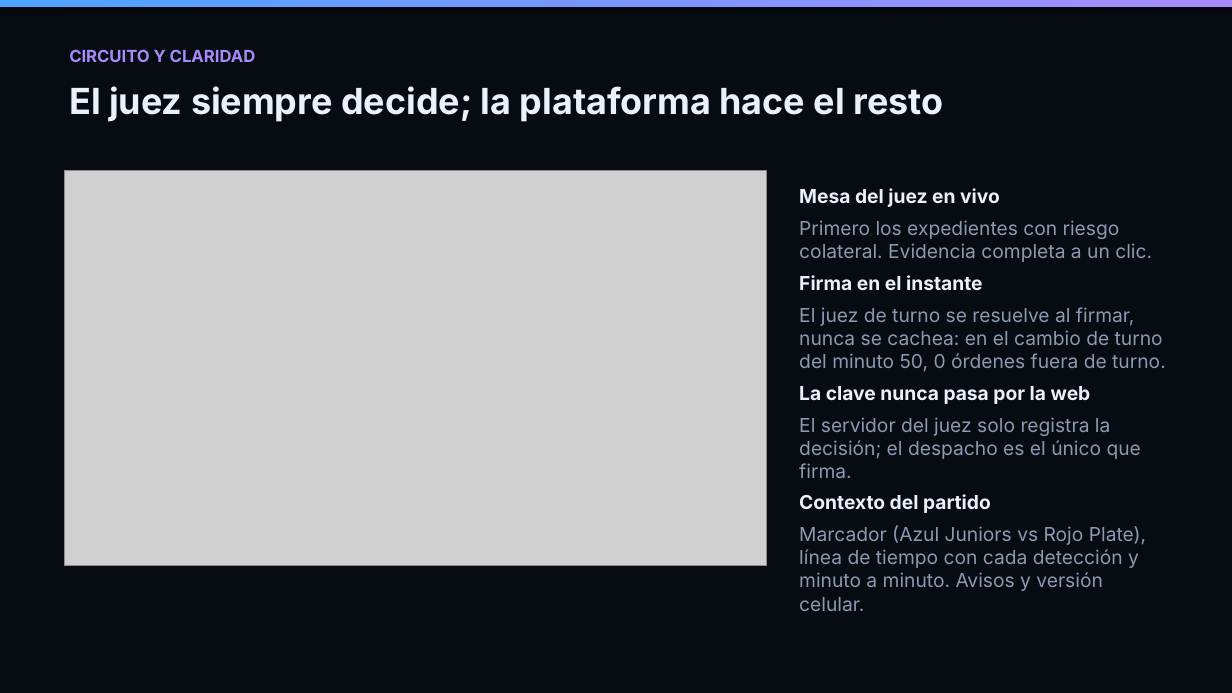
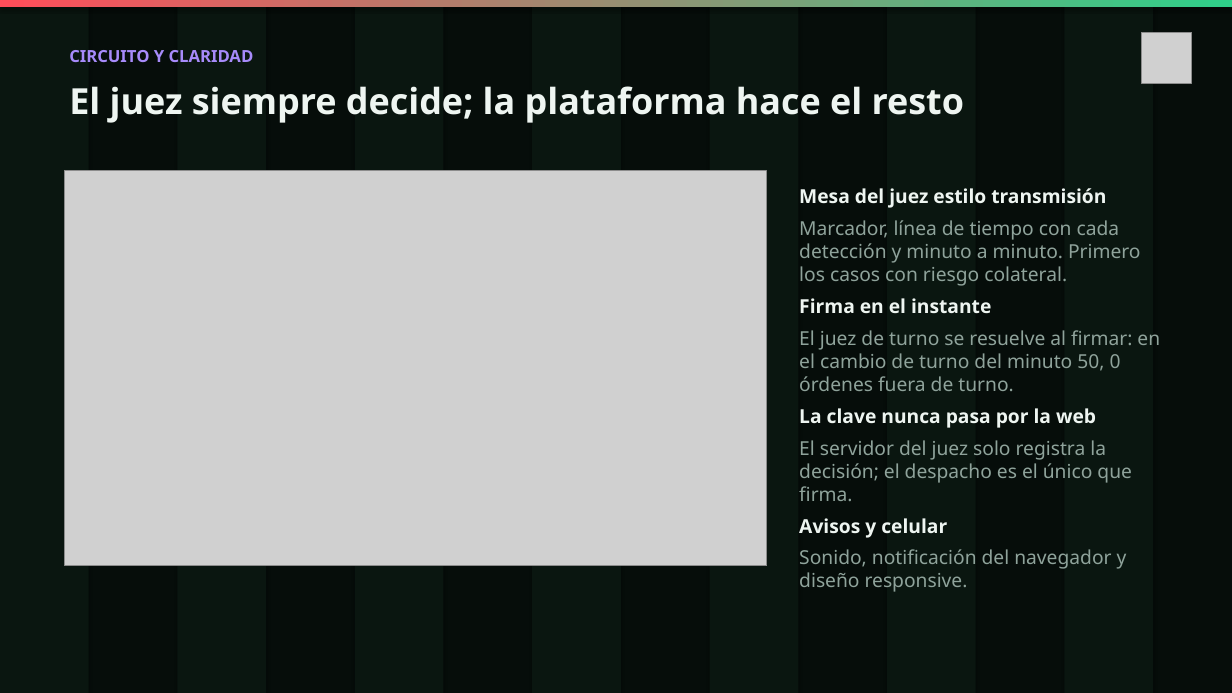
Before and after one commit to Maurezg7/achique, a slide deck: slide 6 of entrega/presentacion.pptx. Drawn at 1232x693 pixels with LibreOffice and Linux fonts; fonts in the diff are those of the drawing; grey boxes stand for pictures. Boxes give left, top, right and bottom in pixels: in the first picture for what was removed or moved away, otherwise in the second. Text is boxed around its words. In the diff, an @@ line names an element or a change of style, - is before the commit and + after.

Commit message:
docs: presentación con la marca Tarjeta Roja y la UI nueva

```diff
--- a/entrega/presentacion.pptx
+++ b/entrega/presentacion.pptx
@@ background #070B12 to #060D0A @@
@@ rectangle at <box>0,0,1232,7</box>: fill gradient #4DA3FF to #A78BFA to gradient #FF4D5A to #2FD08A @@
@@ rectangle added at <box>0,0,89,693</box>, fill #0A1610 @@
@@ rectangle added at <box>177,0,266,693</box>, fill #0A1610 @@
@@ rectangle added at <box>355,0,444,693</box>, fill #0A1610 @@
@@ rectangle added at <box>532,0,621,693</box>, fill #0A1610 @@
@@ rectangle added at <box>710,0,799,693</box>, fill #0A1610 @@
@@ rectangle added at <box>887,0,976,693</box>, fill #0A1610 @@
@@ rectangle added at <box>1065,0,1153,693</box>, fill #0A1610 @@
@@ text "CIRCUITO Y CLARIDAD" at <box>69,50,254,62</box>: font Inter to Noto Sans @@
@@ picture added at <box>1141,32,1192,83</box> @@
@@ text "El juez siempre decide; la ..." at <box>69,86,964,123</box>: font Inter to Noto Sans, text colour #EAF1FB to #EEF5F1 @@
@@ text at <box>799,188,1141,286</box>: text changed; font Inter to Noto Sans; text colour #8B9AB0 to #8FA39B @@
-Mesa del juez en vivo
-Primero los expedientes con riesgo colateral. Evidencia completa a un clic.
+Mesa del juez estilo transmisión
+Marcador, línea de tiempo con cada detección y minuto a minuto. Primero los casos con riesgo colateral.
@@ text at <box>799,298,1132,501</box>: font Inter to Noto Sans in "Firma en el instante", "La clave nunca pasa por la web", "El servidor del juez solo registra la ..."; text colour #EAF1FB to #EEF5F1 in "Firma en el instante", "La clave nunca pasa por la web"; text colour #8B9AB0 to #8FA39B in "El servidor del juez solo registra la ..." @@
@@ text at <box>799,330,1160,391</box>: text changed; font Inter to Noto Sans; text colour #8B9AB0 to #8FA39B @@
-El juez de turno se resuelve al firmar, nunca se cachea: en el cambio de turno del minuto 50, 0 órdenes fuera de turno.
+El juez de turno se resuelve al firmar: en el cambio de turno del minuto 50, 0 órdenes fuera de turno.
@@ text at <box>799,518,1127,592</box>: text changed; font Inter to Noto Sans; text colour #8B9AB0 to #8FA39B @@
-Contexto del partido
-Marcador (Azul Juniors vs Rojo Plate), línea de tiempo con cada detección y minuto a minuto. Avisos y versión celular.
+Avisos y celular
+Sonido, notificación del navegador y diseño responsive.
```
Also in this commit, not shown: 10 other slides changed.
